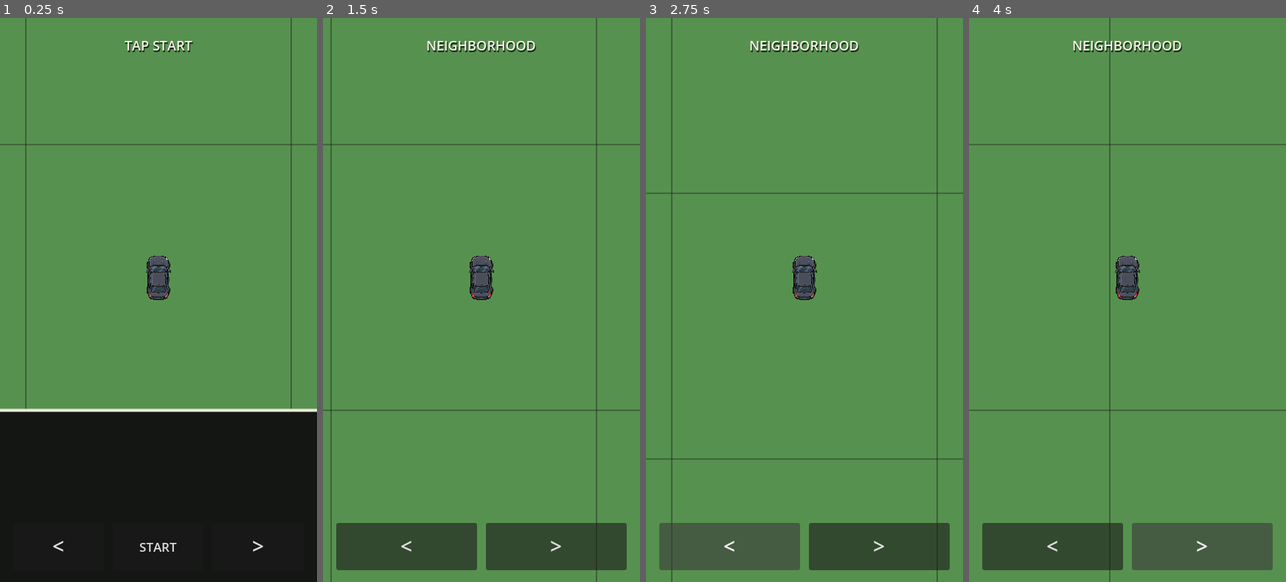
Above: before the commit, frames 1-4 (left to right).
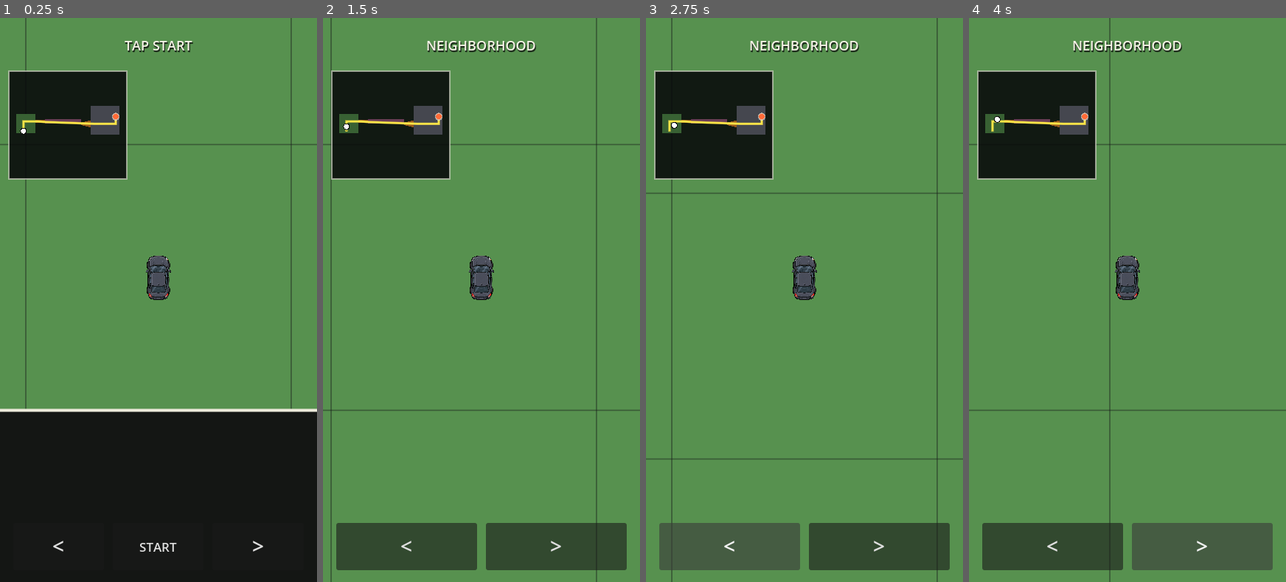
Above: after the commit, the same moments.

Repository: patrickcallahancomedy/comedian
Game: Godot game, scene res://scenes/drive/drive_module.tscn
Two runs of this game, one before a commit and one after it. Both use one fixed random seed, a clock stepped at 60 frames per second and the inputs below.
Inputs (mouse positions are in pixels of both pictures, inside the frame that each line leads up to):
- Up to frame 1 (0.25 s): no input
- Up to frame 2 (1.5 s): click "START" at 0.5 s; tap Enter (ui_accept) at 1.25 s; move the mouse to (551, 271) at 1.27 s; hold Right from 1.28 s (still down); tap Space at 1.35 s; click (551, 271) at 1.42 s
- Up to frame 3 (2.75 s): tap Enter (ui_accept) at 1.52 s; release Right at 2 s; click "<" at 2 s
- Up to frame 4 (4 s): drag from (1064, 328) to (1111, 412) at 2.77 s; click ">" at 3.5 s

The runs differ from the first frame. In frame 1, 7.3% of the frame differs, in the area x 2-41%, y 9-29%; in frame 2, 7.3%; in frame 3, 7.3%; in frame 4, 7.3%.

Commit message:
Add GPS overview to drive scene

Diff:
--- a/godot/scenes/drive/drive_module.tscn
+++ b/godot/scenes/drive/drive_module.tscn
@@ -3,6 +3,7 @@
 [ext_resource type="Script" uid="uid://ddyjqns4g4t0g" path="res://scripts/drive/drive_grid_controller.gd" id="1_boj34"]
 [ext_resource type="Texture2D" uid="uid://dkqq7eu8lpill" path="res://assets/car/player_car_top.png" id="1_car"]
 [ext_resource type="Script" uid="uid://dnqi0cw64kxjr" path="res://scripts/drive/drive_session.gd" id="3_session"]
+[ext_resource type="Script" path="res://scripts/drive/drive_gps.gd" id="4_gps"]
 
 [node name="DriveModule" type="Control" unique_id=1084516026]
 layout_mode = 3
@@ -58,6 +59,16 @@
 theme_override_font_sizes/font_size = 18
 text = "TAP START"
 horizontal_alignment = 1
+
+[node name="GPS" type="Control" parent="."]
+z_index = 4
+layout_mode = 0
+offset_left = 12.0
+offset_top = 72.0
+offset_right = 172.0
+offset_bottom = 218.0
+mouse_filter = 2
+script = ExtResource("4_gps")
 
 [node name="PlayerCar" type="TextureRect" parent="." unique_id=1726496357]
 z_index = 2
